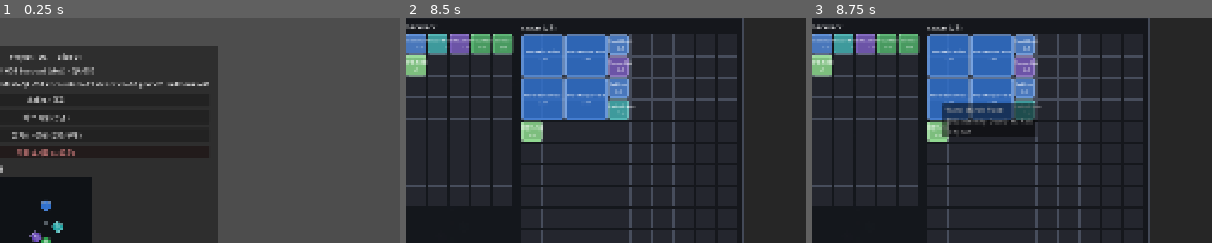
Above: before the commit, frames 1-3 (left to right).
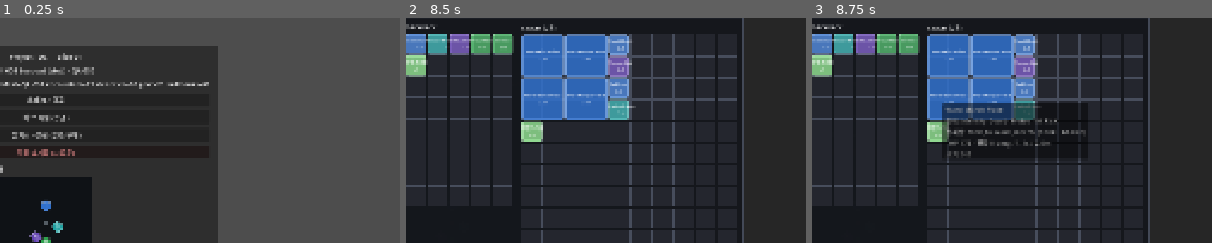
Above: after the commit, the same moments.

Repository: haepari1019/project_tdc_game
Game: Godot game, scene res://scenes/main.tscn
The game is run twice, just before and just after one commit, with the same random seed, the same clock (stepped at 60 frames per second) and the same inputs.
Inputs (mouse positions are % of the whole screen's width and height, from its top left):
- Up to frame 1 (0.25 s): no input
- Up to frame 2 (8.5 s): click "Normal" at 0.5 s; click "Normal" at 1.25 s; click "스태시 / 금고" at 2 s; click "허브 시설 (승급)" at 2.75 s; click "필기소 · 상점 (분석/구매)" at 3.5 s; click "저장 초기화 (시드로)" at 4.25 s; click "재료 모두 금고로 옮기기" at 5 s; click "Confirm Loadout" at 5.75 s; tap Enter at 6.5, 8 s; drag from (50, 55) to (60, 28) at 6.52 s; tap Space at 7.25 s; drag from (30, 55) to (45, 70) at 7.27 s; move the mouse to (60, 28) at 8.02 s; hold D (move_right) from 8.03 s (still down); hold G (toggle_formation_priority) from 8.03 s (still down)
- Up to frame 3 (8.75 s): keep holding D (move_right); keep holding G (toggle_formation_priority)
The pictures show only the part of the screen within x 44-94%, y 10-60%; the shares and areas given below are measured in that part.

Frames 1-2 are identical in both runs. In frame 3, 1.1% of the frame differs, in the area x 32-68%, y 37-63%.

Commit message:
feat(ui): 인벤/장착 상세 툴팁 — 굴린 identity·옵션·스킬 효과 (G2/economy 검증 UI)
마우스오버로 인스턴스 롤·스킬 스펙 확인(F-008 §3.7 / F-009 검증). G3의 UI 표시 일부.

- inventory_grid._item_tip 보강:
  · 기어 = 아키타입·rangeBand + 굴린 identity(rolled>bundled)+클래스/ability +
    HP/평타 스탯 + 옵션 roll(dmg/cd mult, 적용=G3)
  · 스킬북 = base AB·효과 kind·쿨다운 + 장착 클래스/sub 밴드 + 탄수
- equip_panel 장착 슬롯 tooltip = 멤버 effective(굴린) identity + ability + 옵션 roll.

read-only. 이전 툴팁은 이름+At Risk+크기뿐이라 롤/효과 검증 불가였음.
검증: ci_smoke(인벤 패널 부팅·컴파일) PASS. 툴팁 표시는 F5.

Co-Authored-By: Claude Opus 4.8 (1M context) <noreply@anthropic.com>

Diff:
--- a/scripts/ui/inventory/equip_panel.gd
+++ b/scripts/ui/inventory/equip_panel.gd
@@ -123,6 +123,17 @@
 		var gear: Dictionary = m.equipped_gear
 		var col: Color = UnitVisuals.role_color(String(m.class_id))
 		_equip_tiles[i].text = String(gear.get("display_name", gear.get("base_gear_id", "—")))
+		# F-008 §3.7 검증 — 장착된 기어의 effective(굴린) identity + 옵션 roll을 마우스오버로 표시.
+		if not gear.is_empty():
+			var tip := "%s · %s\n정체성: %s (%s)" % [
+				String(gear.get("display_name", gear.get("base_gear_id", ""))), String(m.class_id),
+				String(m.identity_skill_id), String(m.ability_id)]
+			var gr: Dictionary = m.gear_rolls
+			if not gr.is_empty():
+				tip += "\n옵션 roll: dmg ×%.2f · cd ×%.2f (적용 G3)" % [float(gr.get("dmg_mult", 1.0)), float(gr.get("cd_mult", 1.0))]
+			_equip_tiles[i].tooltip_text = tip
+		else:
+			_equip_tiles[i].tooltip_text = "%s · 미장착" % String(m.class_id)
 		var sb := StyleBoxFlat.new()
 		sb.bg_color = Color(col.r, col.g, col.b, 0.30)
 		sb.border_color = col.lightened(0.35)
--- a/scripts/ui/inventory/inventory_grid.gd
+++ b/scripts/ui/inventory/inventory_grid.gd
@@ -209,21 +209,60 @@
 			return
 
 
-## Hover tooltip for an item: name + optional blurb + footprint size.
+## Hover tooltip for an item: name + 상세 스펙(기어 = 굴린 identity·스탯·옵션 / 스킬북 = 효과·쿨·밴드)
+## + footprint. F-008 §3.7 / F-009 검증용 — 마우스오버로 인스턴스 롤·스킬 효과 확인. ref: gear_roll_table.md.
 func _item_tip(item: Dictionary) -> String:
 	var id := String(item.id)
 	var lines: Array = [id]
-	if String(item.get("kind", "")) == "gear":
-		lines.append("장비 (Identity Gear) · %s" % ("At Risk" if bool(item.get("at_risk", false)) else "Safe"))
-	elif String(item.get("kind", "")) == "skillbook":
-		lines.append("스킬북 (서브) · 탄 %d/%d · At Risk" % [int(item.get("charges", 0)), int(item.get("charges_max", 0))])
-	elif String(item.get("kind", "")) == "consumable":
-		lines.append("소모품 · 보유 x%d · 호버+Z/X/C 또는 드래그로 핫키 등록" % int(item.get("count", 1)))
+	match String(item.get("kind", "")):
+		"gear": lines.append_array(_gear_tip(item))
+		"skillbook": lines.append_array(_skillbook_tip(item))
+		"consumable": lines.append("소모품 · 보유 x%d · 호버+Z/X/C 또는 드래그로 핫키 등록" % int(item.get("count", 1)))
+		"haul": lines.append("재료 (haul) · 금고/'재료 모두 금고로'로 입금")
 	var desc := String(ITEM_DESC.get(id, ""))
 	if not desc.is_empty():
 		lines.append(desc)
 	lines.append("크기 %d×%d" % [int(item.w), int(item.h)])
 	return "\n".join(lines)
+
+
+## Gear detail — 아키타입 + 굴린 identity(rolled>bundled) + 그 정체성 스탯 + 옵션 roll(mult). F-008 §3.7.
+func _gear_tip(item: Dictionary) -> Array:
+	var out: Array = []
+	var g: Dictionary = Slice01Data.get_gear_master(String(item.get("base_gear_id", "")))
+	out.append("장비 (Identity Gear) · %s · %s" % [String(g.get("range_band", "?")), "At Risk" if bool(item.get("at_risk", false)) else "Safe"])
+	var rid := String(item.get("rolled_identity_skill_id", g.get("bundled_identity_skill_id", "")))
+	var idr: Dictionary = Slice01Data.get_identity_row(rid)
+	if not idr.is_empty():
+		var combat: Dictionary = idr.get("combat", {})
+		out.append("정체성: %s  (%s · %s)" % [rid, String(idr.get("class_id", "")), String(idr.get("ability_id", ""))])
+		out.append("  HP %d · 평타 %d dmg / %.1fs / %.1fm" % [
+			int(combat.get("hp", 0)),
+			int(g.get("basic_damage", combat.get("basic_damage", 0))),
+			float(g.get("basic_interval_s", combat.get("basic_interval_s", 1.0))),
+			float(g.get("basic_range_m", combat.get("basic_range_m", 2.0)))])
+	var rolls = item.get("rolls", {})
+	if typeof(rolls) == TYPE_DICTIONARY and not (rolls as Dictionary).is_empty():
+		out.append("옵션 roll: dmg ×%.2f · cd ×%.2f  (스탯 적용=G3)" % [float(rolls.get("dmg_mult", 1.0)), float(rolls.get("cd_mult", 1.0))])
+	return out
+
+
+## Skillbook detail — base AB + 효과 kind·쿨다운·핵심 params + 장착 클래스/sub 밴드 + 탄수. F-009.
+func _skillbook_tip(item: Dictionary) -> Array:
+	var out: Array = []
+	out.append("스킬북 (서브) · 탄 %d/%d · At Risk" % [int(item.get("charges", 0)), int(item.get("charges_max", 0))])
+	var base := String(item.get("base_ability_id", ""))
+	var m: Dictionary = Slice01Data.get_skillbook_master(base)
+	if not m.is_empty():
+		var cast: Dictionary = m.get("cast", {})
+		out.append("  %s · kind=%s · cd %ss" % [base, String(cast.get("kind", "?")), str(cast.get("cooldown_s", "?"))])
+		var eq: Array = m.get("equip_classes", [])
+		var sb: Dictionary = m.get("sub_bands", {})
+		var gate := "  장착: %s" % ", ".join(eq)
+		if not sb.is_empty():
+			gate += "  (sub밴드 %s)" % str(sb)
+		out.append(gate)
+	return out
 
 
 ## Grid cell for an item whose top-left is at `global_topleft` (screen). Used by the
Not shown, changed: docs/ROADMAP_P2_FullCoverage.md
